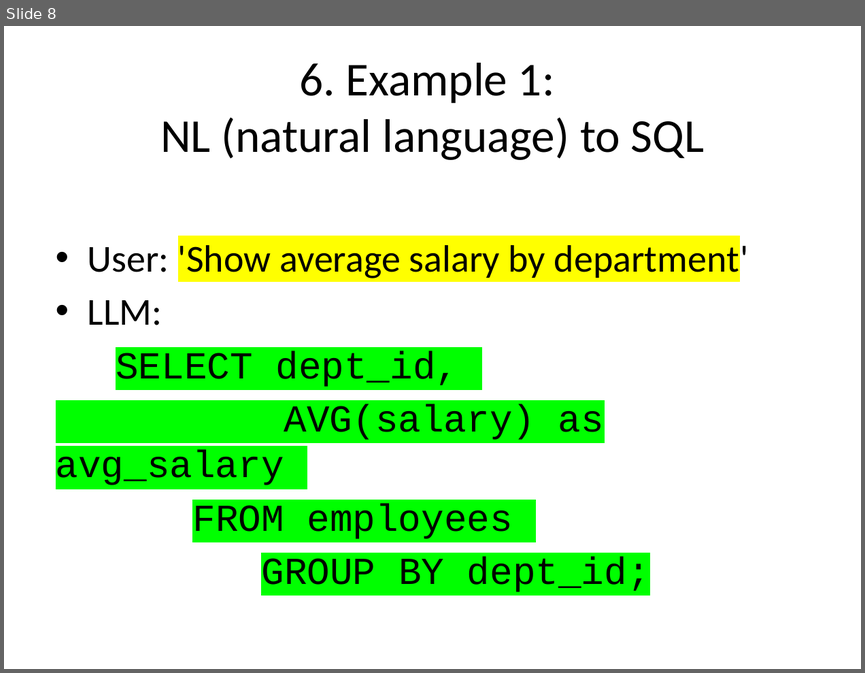
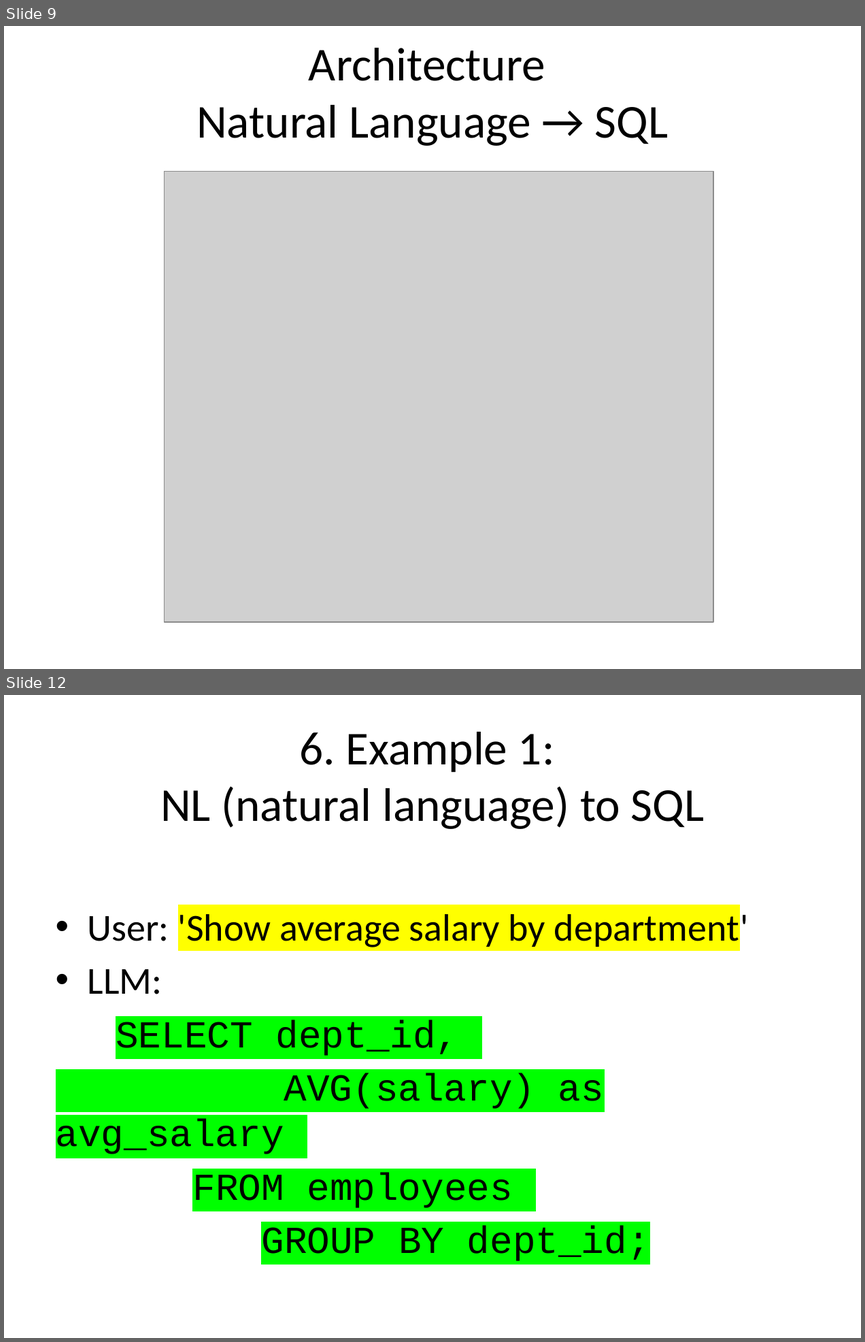
Before and after one commit to mahmoudparsian/data-warehousing, a slide deck: syllabus/week-11_LLM_SQL_integration/MySQL_LLM_Integration_Slides.pptx. Shown one above the other, each under a label of ours: slide 8 before the commit, slides 9 and 12 after it; the slides between them are not shown. The pictures are 865x673 and 865x1342 pixels, drawn with LibreOffice and Linux fonts; fonts in the diff are those of the drawing; grey boxes stand for pictures. Boxes give left, top, right and bottom in pixels: in the first picture for what was removed or moved away, otherwise in the second. Text is boxed around its words. In the diff, an @@ line names an element or a change of style, - is before the commit and + after.

```diff
--- a/syllabus/week-11_LLM_SQL_integration/MySQL_LLM_Integration_Slides.pptx
+++ b/syllabus/week-11_LLM_SQL_integration/MySQL_LLM_Integration_Slides.pptx
@@ slide 9 added at [4, 26, 861, 669], background #FFFFFF @@
@@ title added at [196, 48, 668, 146], 39.6 pt, text #000000 @@
+Architecture
+Natural Language → SQL
@@ picture added at [164, 172, 713, 622] @@
@@ what was slide 8 is now slide 12 @@
```
Also in this commit, not shown: 7 slides changed, 3 other slides added, 4 other files.
